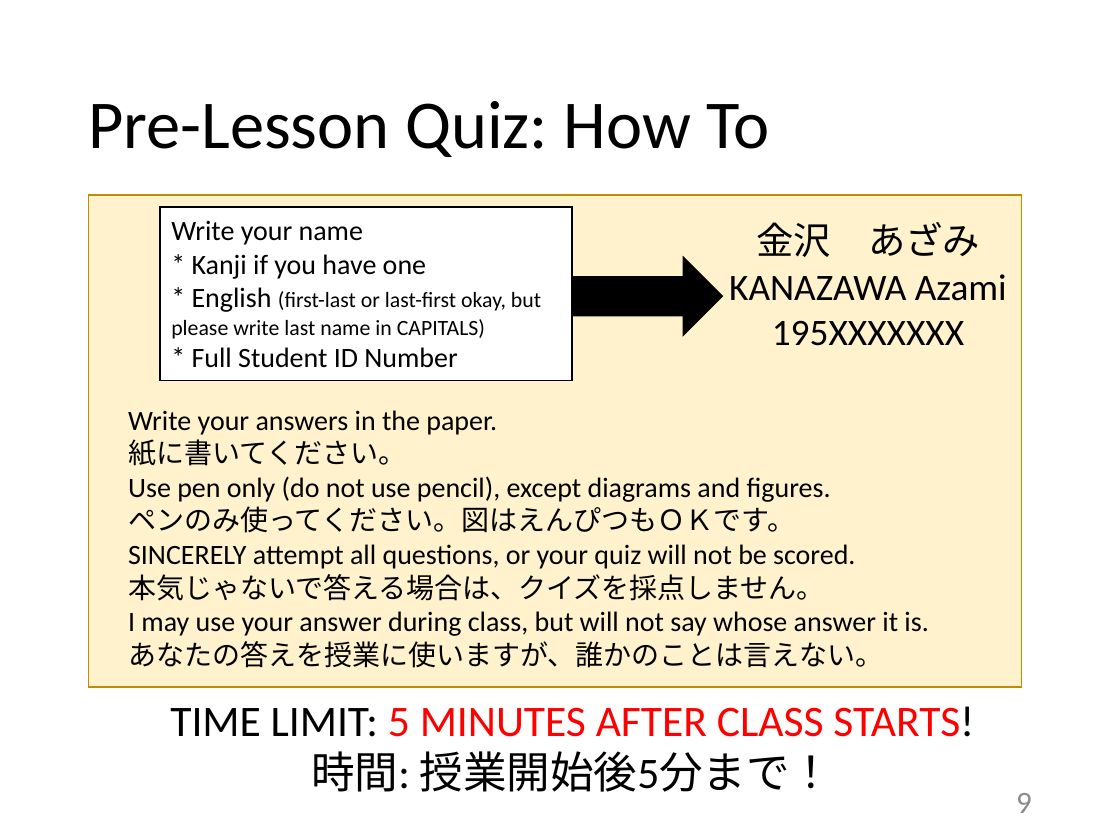
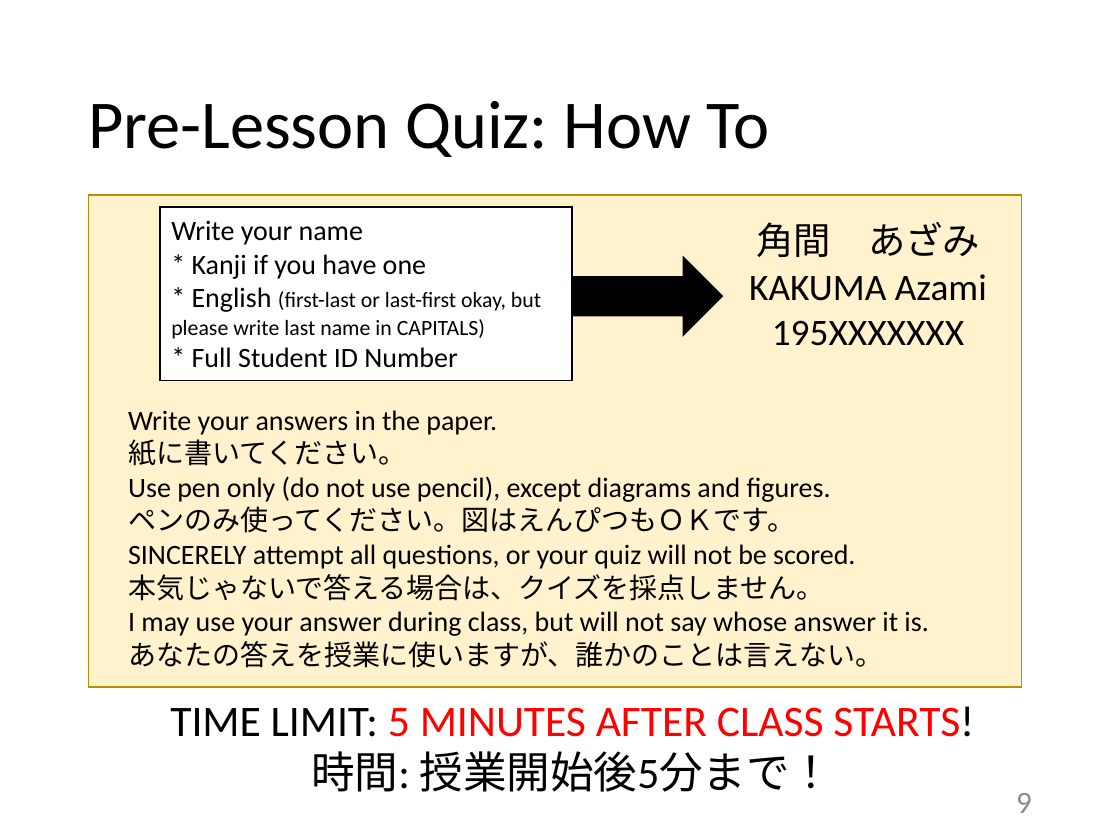
Before and after one commit to LunaticNeko/jouhounokagaku, a slide deck: slide 9 of lect0-intro.pptx. Drawn at 1120x840 pixels with LibreOffice and Linux fonts; fonts in the diff are those of the drawing. Boxes give left, top, right and bottom in pixels: in the first picture for what was removed or moved away, otherwise in the second. Text is boxed around its words. In the diff, an @@ line names an element or a change of style, - is before the commit and + after.

```diff
--- a/lect0-intro.pptx
+++ b/lect0-intro.pptx
@@ text at (x1=756, y1=222, x2=980, y2=257): text changed @@
-金沢 あざみ
+角間 あざみ
@@ text "KAKUMA Azami" moved from (x1=729, y1=274, x2=1007, y2=346) to (x1=749, y1=274, x2=987, y2=346) @@
@@ text at (x1=749, y1=274, x2=987, y2=301): text changed @@
-KANAZAWA Azami
+KAKUMA Azami
```
Also in this commit, not shown: 1 other slide changed, 2 other files.
